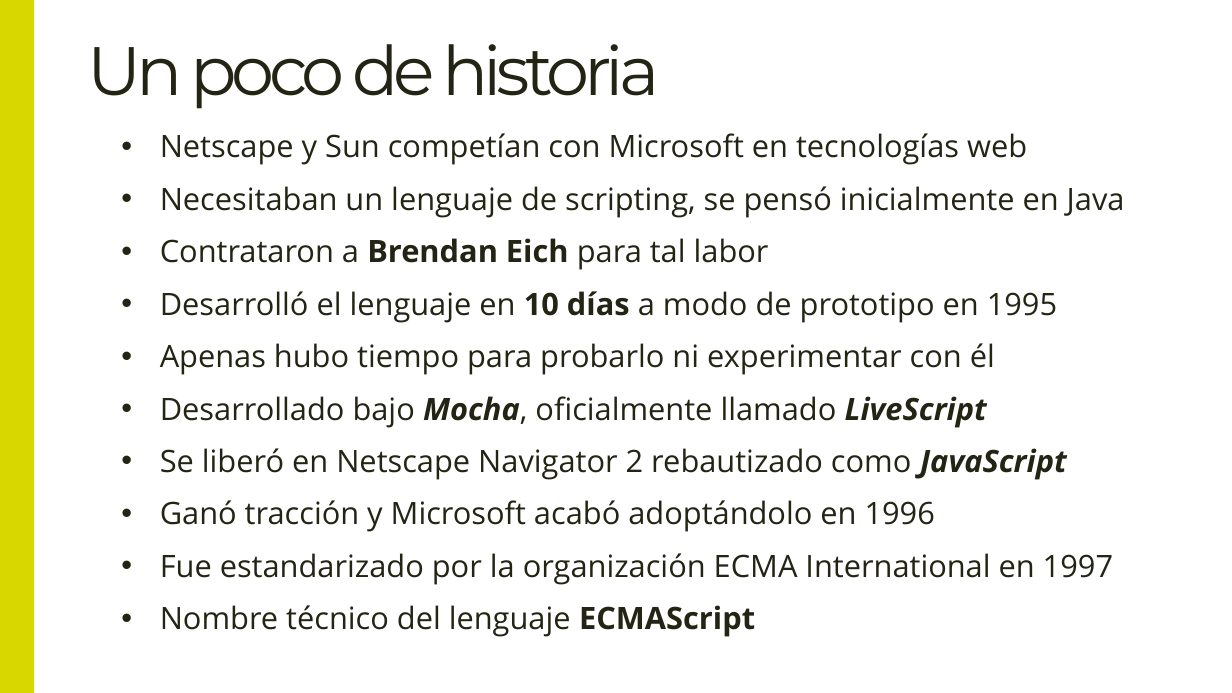
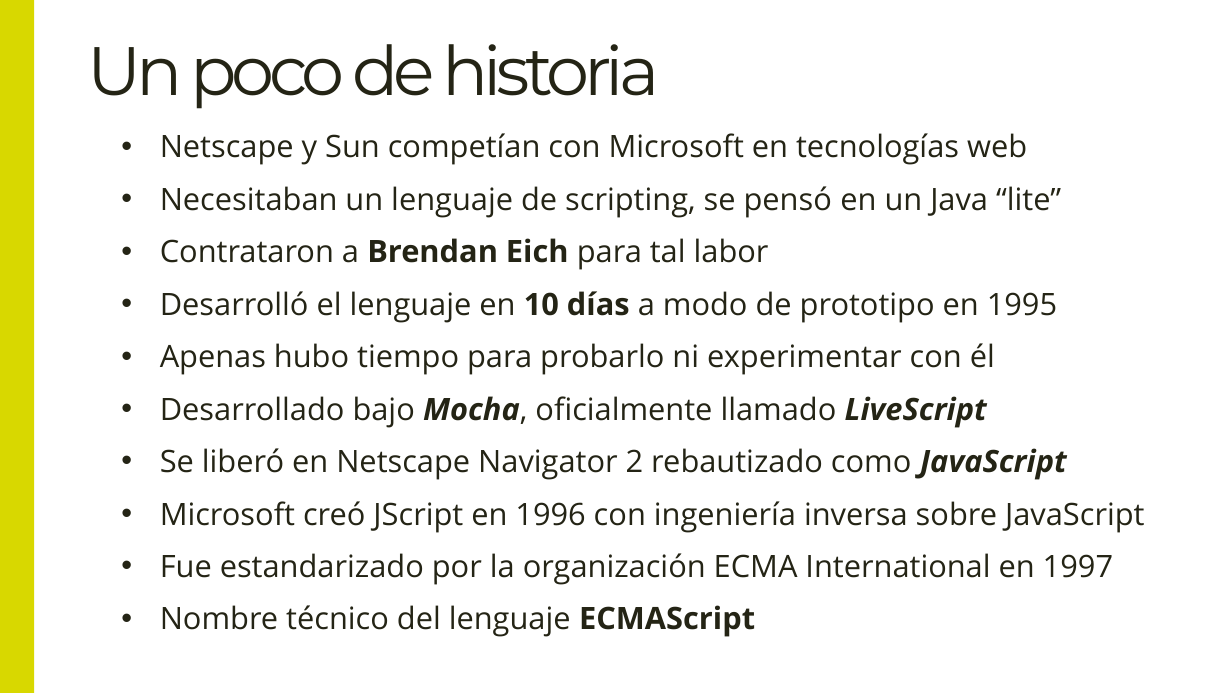
Before and after one commit to Lemoncode/master-frontend-lemoncode, a slide deck: slide 4 of 02-languages/01-teoria/01 Introducción a Javascript.pptx. Drawn at 1232x693 pixels with LibreOffice and Linux fonts; fonts in the diff are those of the drawing. Boxes give left, top, right and bottom in pixels: in the first picture for what was removed or moved away, otherwise in the second. Text is boxed around its words. In the diff, an @@ line names an element or a change of style, - is before the commit and + after.

```diff
--- a/02-languages/01-teoria/01 Introducción a Javascript.pptx
+++ b/02-languages/01-teoria/01 Introducción a Javascript.pptx
@@ text at (160,186,1061,218): text changed @@
-• Necesitaban un lenguaje de scripting, se pensó inicialmente en Java
+• Necesitaban un lenguaje de scripting, se pensó en un Java “lite”
@@ text at (160,501,1144,533): text changed @@
-• Ganó tracción y Microsoft acabó adoptándolo en 1996
+• Microsoft creó JScript en 1996 con ingeniería inversa sobre JavaScript
```
Also in this commit, not shown: 2 other slides changed.
